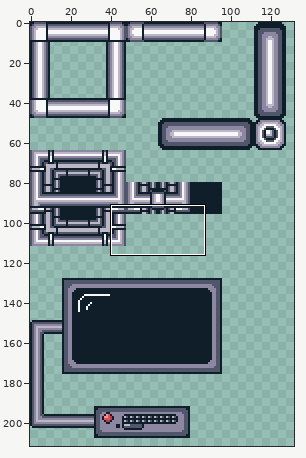
Two states of a sprite sheet, assets/images/commonTileset.png. The first picture is a wide view before the edit; the outline marks the close-up.
Close-up. The starting point:
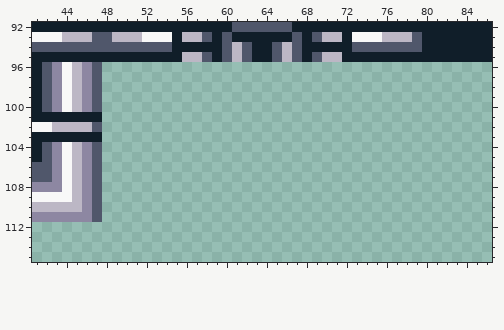
The file is 480x480 pixels, drawn in blocks of 2x2; one block is one cell here. Shown: x 41..86, y 92..115. The wide view leaves out empty margins.
The result:
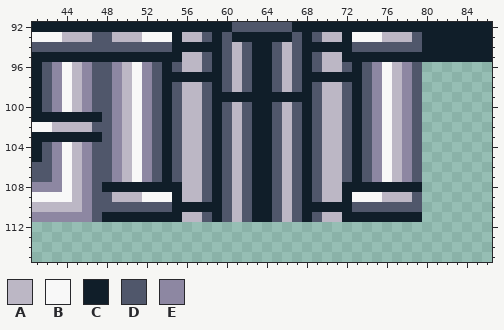
Palette (. is transparent): A #bcb7c5  B #f8f8f8  C #101e29  D #50576b  E #8d87a2
From old to new:
y 96: x 48..79 ................................ -> DEABEDCDAADCDADCCDADCDAADCDEBAED
y 97: x 48..79 ................................ -> DEABEDCCCCCCDADCCDADCCCCCCDEBAED
y 98: x 48..79 ................................ -> DEABEDCDAADCDADCCDADCDAADCDEBAED
y 99: x 48..79 ................................ -> DEABEDCDAADCCCCCCCCCCDAADCDEBAED
y 100..107: x 48..79 ................................ -> DEABEDCDAADCDADCCDADCDAADCDEBAED
y 108: x 48..79 ................................ -> CCCCCCCCAADCDADCCDADCDAACCCCCCCC
y 109: x 48..79 ................................ -> DAAABBBCAADCDADCCDADCDAACBBBAAAD
y 110: x 48..79 ................................ -> DDDDDDDCCCCCDADCCDADCCCCCDDDDDDD
y 111: x 48..79 ................................ -> CCCCCCCCAADCDADCCDADCDAACCCCCCCC
Boxes around the changes in both close-ups, in picture pixels (x1, y1, x2, y2):
added: (102, 62, 422, 222)
